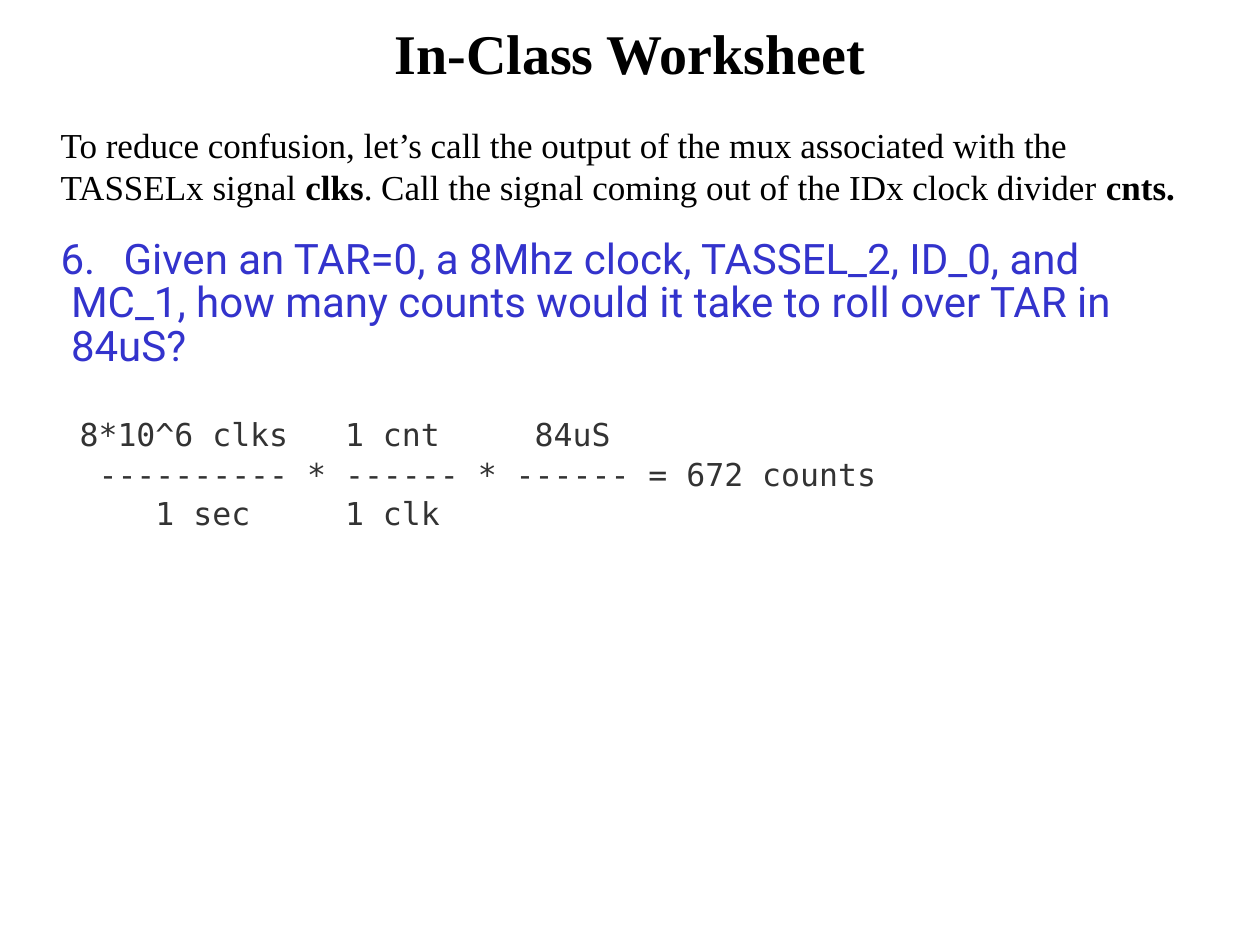
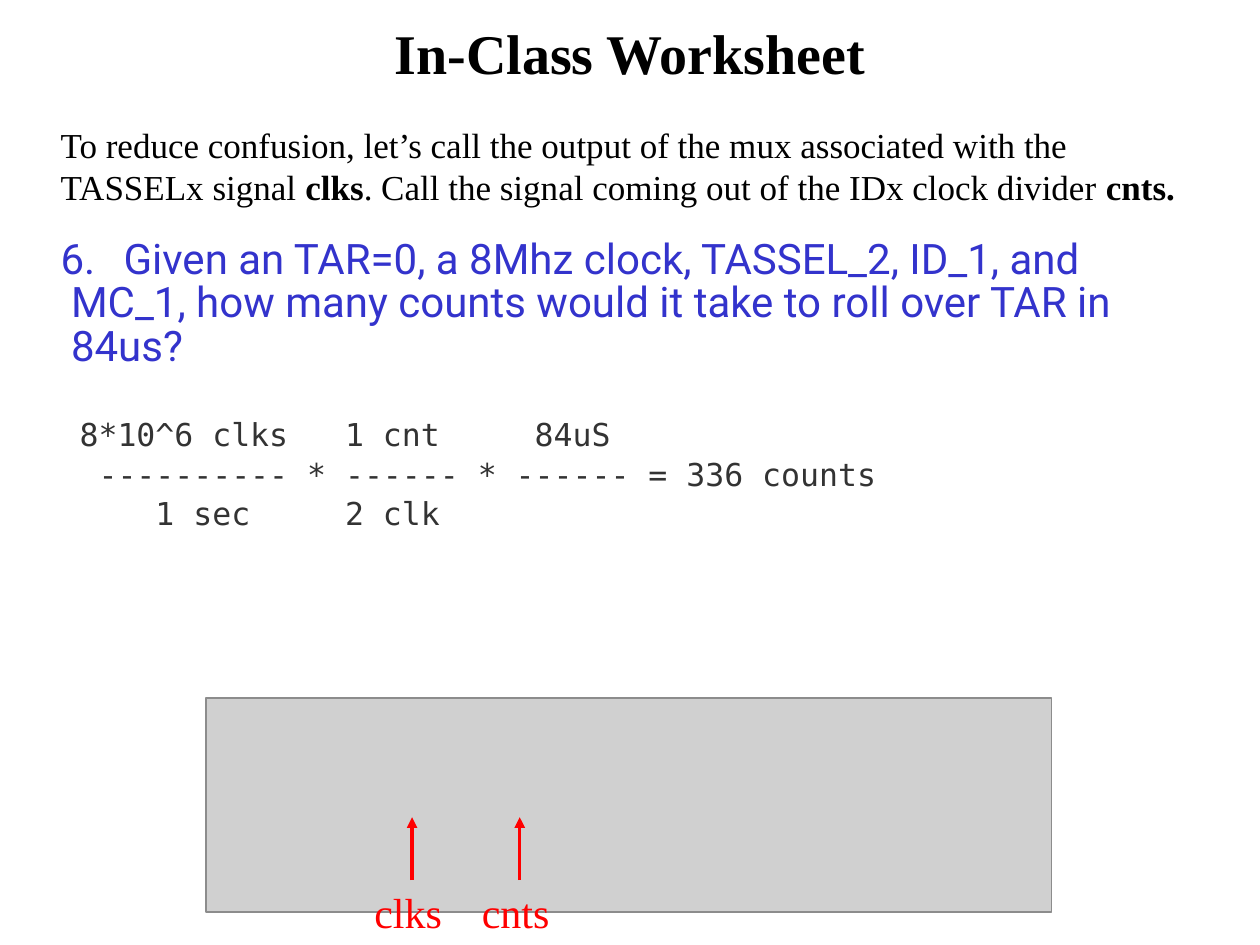
Before and after one commit to pw4rn3r/ECE382, a slide deck: slide 32 of notes/L25/Lsn25.pptx (slide 26 before the commit). Drawn at 1260x945 pixels with LibreOffice and Linux fonts; fonts in the diff are those of the drawing; grey boxes stand for pictures. Boxes give left, top, right and bottom in pixels: in the first picture for what was removed or moved away, otherwise in the second. Text is boxed around its words. In the diff, an @@ line names an element or a change of style, - is before the commit and + after.

```diff
--- a/notes/L25/Lsn25.pptx
+++ b/notes/L25/Lsn25.pptx
@@ text at <box>124,242,1080,280</box>: text changed @@
-6. Given an TAR=0, a 8Mhz clock, TASSEL_2, ID_0, and
+6. Given an TAR=0, a 8Mhz clock, TASSEL_2, ID_1, and
@@ text at <box>71,330,183,362</box>: text changed @@
-84uS?
+84us?
@@ text at <box>155,462,876,526</box>: text changed @@
----------- * ------ * ------ = 672 counts
-1 sec 1 clk
+---------- * ------ * ------ = 336 counts
+1 sec 2 clk
@@ picture added at <box>207,698,1052,912</box> @@
@@ arrow added from (412, 881) to (412, 818), #FF0000 2 pt @@
@@ arrow added from (519, 881) to (519, 818), #FF0000 2 pt @@
@@ text added at <box>374,895,442,937</box>, 24 pt, text #FF0000 @@
+clks
@@ text added at <box>482,895,550,937</box>, 24 pt, text #FF0000 @@
+cnts
```
Also in this commit, not shown: 19 other slides changed, 16 slides added, 4 slides removed.
